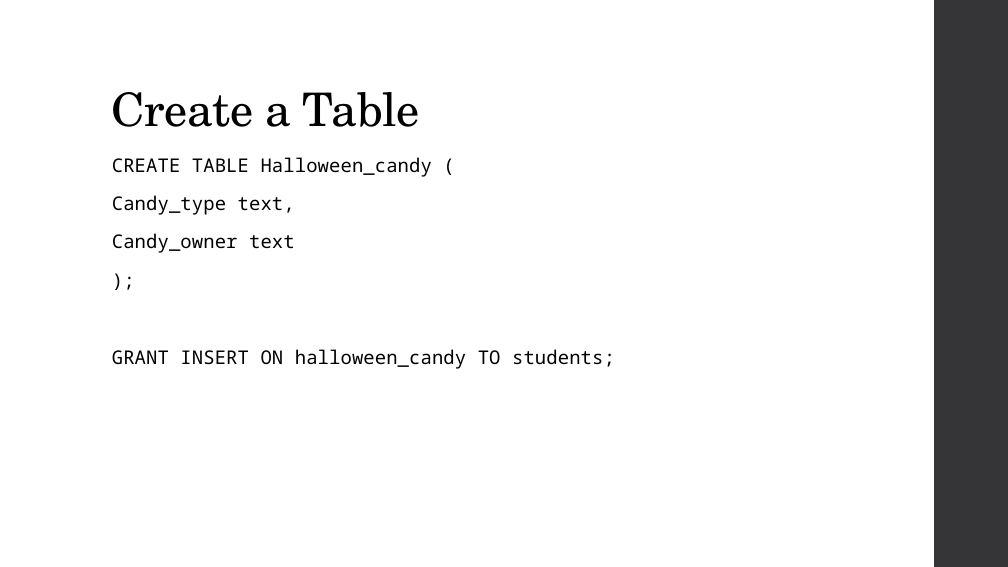
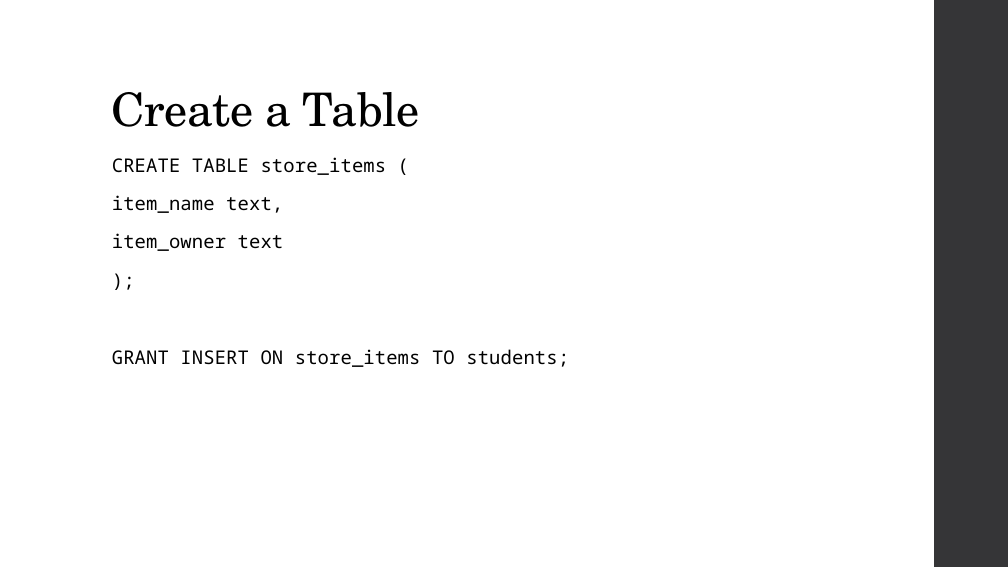
Before and after one commit to MGIS-UMN/GIS5577_week3, a slide deck: slide 14 of Database_Management.odp. Drawn at 1008x567 pixels with LibreOffice and Linux fonts; fonts in the diff are those of the drawing. Boxes give left, top, right and bottom in pixels: in the first picture for what was removed or moved away, otherwise in the second. Text is boxed around its words. In the diff, an @@ line names an element or a change of style, - is before the commit and + after.

Commit message:
Updated for 2024 - removed candy example

```diff
--- a/Database_Management.odp
+++ b/Database_Management.odp
@@ text at bbox=[112, 157, 387, 251]: text changed @@
-CREATE TABLE Halloween_candy (
-Candy_type text,
-Candy_owner text
+CREATE TABLE store_items (
+item_name text,
+item_owner text
@@ text at bbox=[112, 349, 569, 367]: text changed @@
-GRANT INSERT ON halloween_candy TO students;
+GRANT INSERT ON store_items TO students;
```
Also in this commit, not shown: 12 other slides changed.
